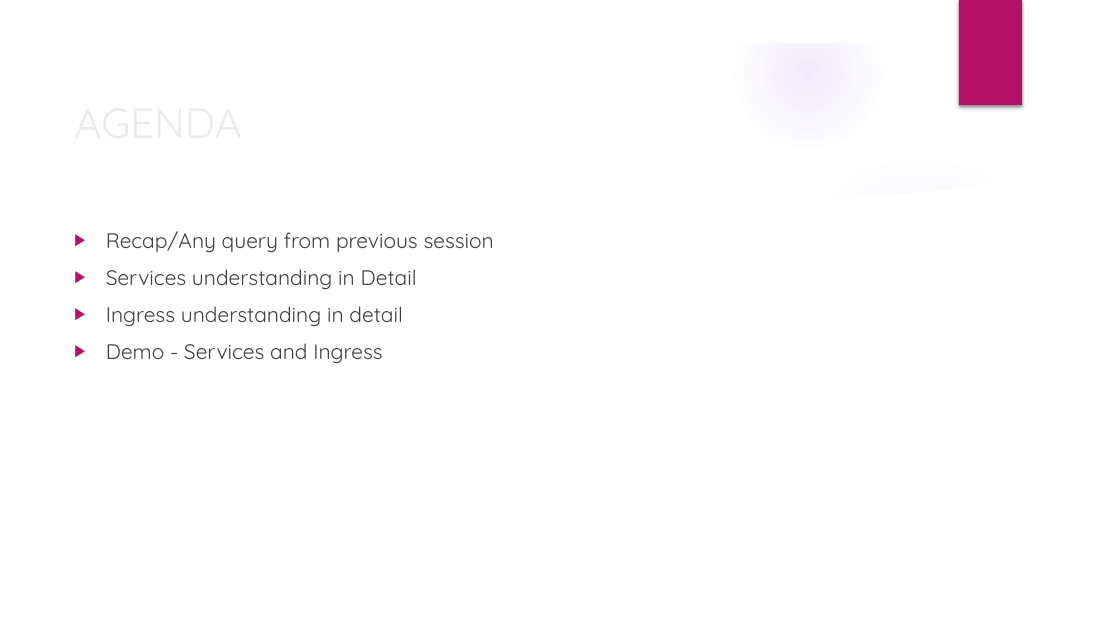
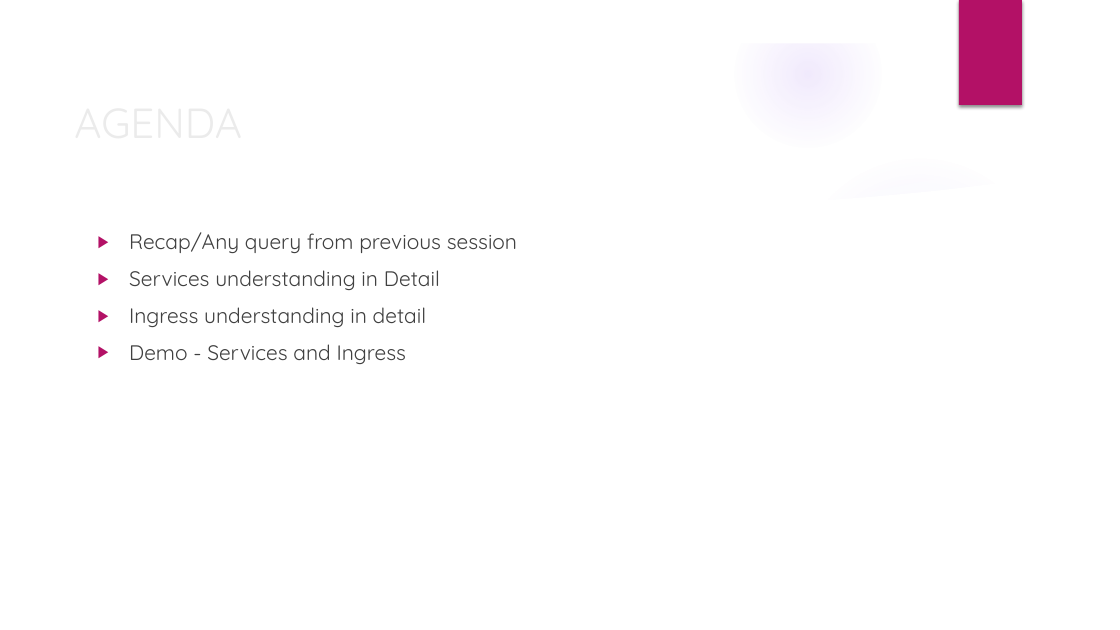
Before and after one commit to deepkumartraining/docker-k8s-April23, a slide deck: slide 2 of Day36/DockerAndKubernetes_Training-Day36.pptx. Drawn at 1120x630 pixels with LibreOffice and Linux fonts; fonts in the diff are those of the drawing; background and template pictures are left out. Boxes give left, top, right and bottom in pixels: in the first picture for what was removed or moved away, otherwise in the second. Text is boxed around its words. In the diff, an @@ line names an element or a change of style, - is before the commit and + after.

```diff
--- a/Day36/DockerAndKubernetes_Training-Day36.pptx
+++ b/Day36/DockerAndKubernetes_Training-Day36.pptx
@@ text "Recap/Any query from previous session": place and size @@
-text "Recap/Any query from previous session" at bbox=[106, 231, 494, 363]
+text "Recap/Any query from previous session" at bbox=[129, 232, 517, 364]
```
Also in this commit, not shown: 4 other slides changed, 2 other files.
